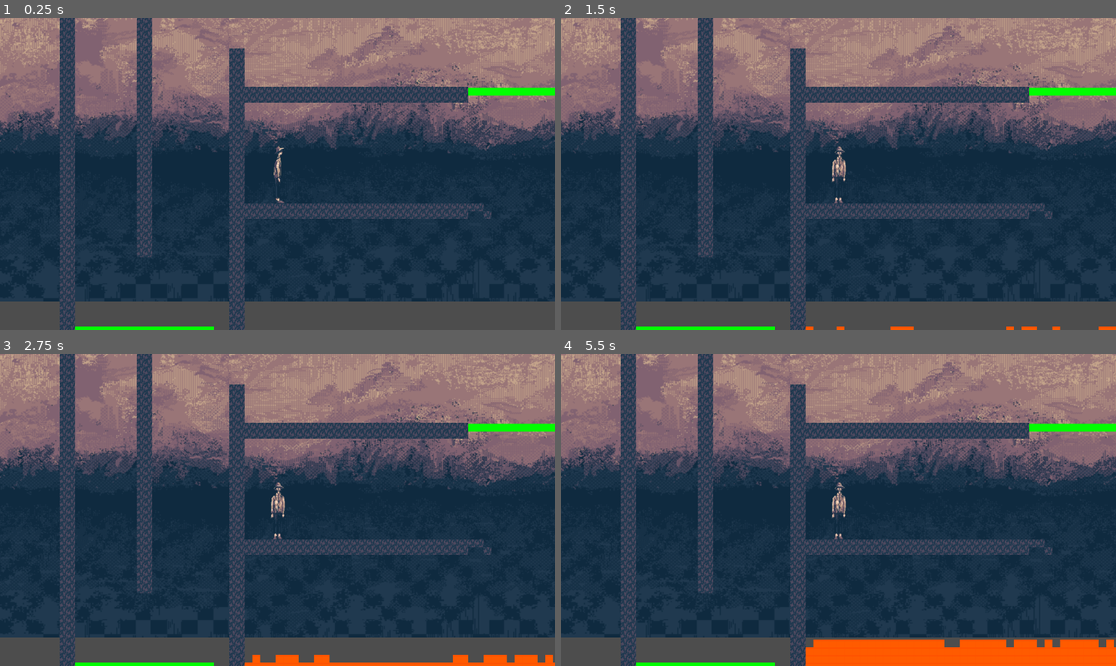
Above: before the commit, frames 1-4 (two rows, left to right).
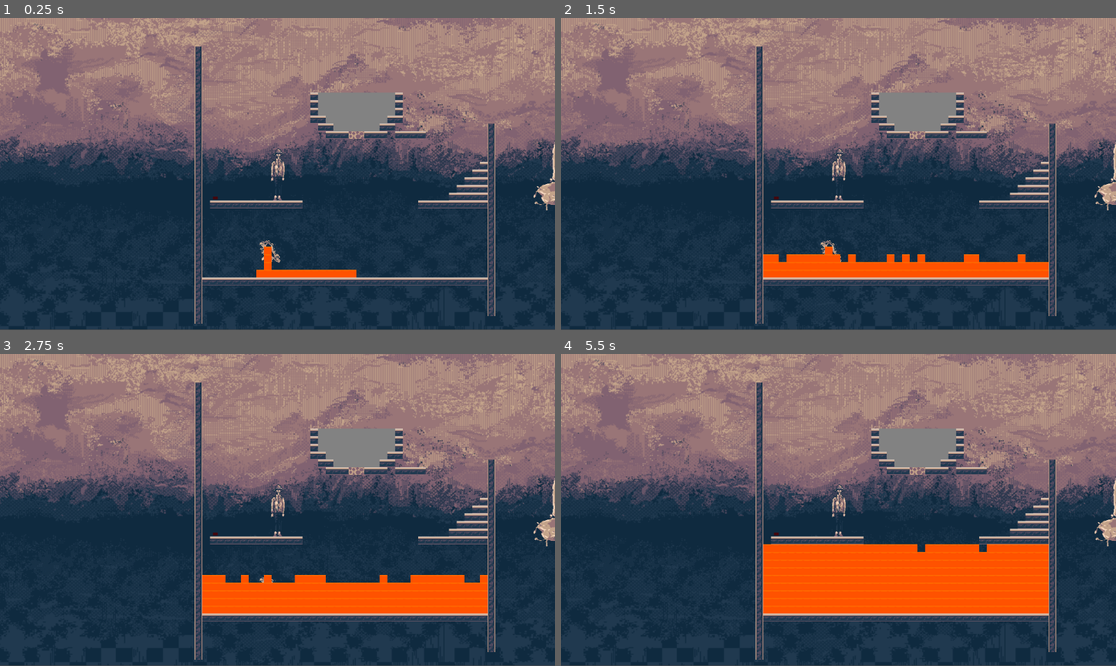
Above: after the commit, the same moments.

Repository: hellomynameisren/ludumdare
Game: Godot game, scene res://liquid/levels/gravel_level.tscn
The game is run twice, just before and just after one commit, with the same random seed, the same clock (stepped at 60 frames per second) and the same inputs. Before the commit the project starts from res://liquid/levels/test_level.tscn.
Inputs:
- Up to frame 1 (0.25 s): no input
- Up to frame 2 (1.5 s): no input
- Up to frame 3 (2.75 s): no input
- Up to frame 4 (5.5 s): no input

The runs differ from the first frame. In frame 1, 41% of the frame differs, in the area x 0-100%, y 0-100%; in frame 2, 43%; in frame 3, 46%; in frame 4, 51%.

Commit message:
fixes level

Diff:
--- a/liquid/Thwomp.gd
+++ b/liquid/Thwomp.gd
@@ -7,37 +7,37 @@
 
 # Called when the node enters the scene tree for the first time.
 func _ready():
-    start_position = position
-    gravity_scale = 0  # Initially, it won't fall
-    angular_damp = 1000
-    $RayCast2D.enabled = true
+	start_position = position
+	gravity_scale = 0  # Initially, it won't fall
+	angular_damp = 1000
+	$RayCast2D.enabled = true
 
 # Called every frame.
 func _process(delta):
-    ## keep at no rotation
-    #rotation = 0
+	## keep at no rotation
+	#rotation = 0
   # Check if the raycast is colliding with the player
-    if $RayCast2D.is_colliding():
-        if $RayCast2D.get_collider().is_in_group("player") and not is_falling:
-            start_fall()
+	if $RayCast2D.is_colliding():
+		if $RayCast2D.get_collider().is_in_group("player") and not is_falling:
+			start_fall()
 
 # Start the Thwomp's descent
 func start_fall():
-    is_falling = true
-    gravity_scale = 1.5  # Start falling
+	is_falling = true
+	gravity_scale = 1.5  # Start falling
 
 # Called when the Thwomp collides with something
 func _on_body_entered(body):
-    if is_falling:
-        is_falling = false
-        gravity_scale = 0  # Stop falling
-        # Wait for a delay before rising
-        await get_tree().create_timer(delay_before_rise).timeout
-        start_rise()
+	if is_falling:
+		is_falling = false
+		gravity_scale = 0  # Stop falling
+		# Wait for a delay before rising
+		await get_tree().create_timer(delay_before_rise).timeout
+		start_rise()
 
 # Move the Thwomp back to its starting position
 func start_rise():
-    while position.y > start_position.y:
-        position.y -= 10  # Adjust this value for rising speed
-        await get_tree().create_timer(0.01).timeout
-    position = start_position
+	while position.y > start_position.y:
+		position.y -= 10  # Adjust this value for rising speed
+		await get_tree().create_timer(0.01).timeout
+	position = start_position
--- a/liquid/levels/test_level.tscn
+++ b/liquid/levels/test_level.tscn
@@ -48,7 +48,7 @@
 scale = Vector2(1, 1.00528)
 tile_set = ExtResource("6_ujvk2")
 format = 2
-layer_0/tile_data = PackedInt32Array(2490369, 1, 0, 2555905, …(19510 unchanged characters)… 28, 4, 0, -4653129, 4, 0, -4653130, 4, 0)
+layer_0/tile_data = PackedInt32Array(2490369, 1, 0, 2555905, …(19510 unchanged characters)… 28, 4, 0, -4653129, 4, 0, -4653130, 4, 0, -4718543, 4, 0, -4718542, 4, 0, -4718541, 4, 0, -4718540, 4, 0, -4718539, 4, 0, -4718538, 4, 0, -4718537, 4, 0, -4718536, 4, 0)
 
 [node name="Boulder" parent="." index="12" instance=ExtResource("7_xrsvs")]
 position = Vector2(1300, -400)
--- a/project.godot
+++ b/project.godot
@@ -11,7 +11,7 @@
 [application]
 
 config/name="Ludum Dare"
-run/main_scene="res://liquid/levels/test_level.tscn"
+run/main_scene="res://liquid/levels/gravel_level.tscn"
 config/features=PackedStringArray("4.1", "GL Compatibility")
 config/icon="res://icon.svg"
 
Not shown: 1 places in liquid/levels/chamber_level.tscn that only renumber resources
Not shown: 1 places in liquid/levels/test_level.tscn that only renumber resources
